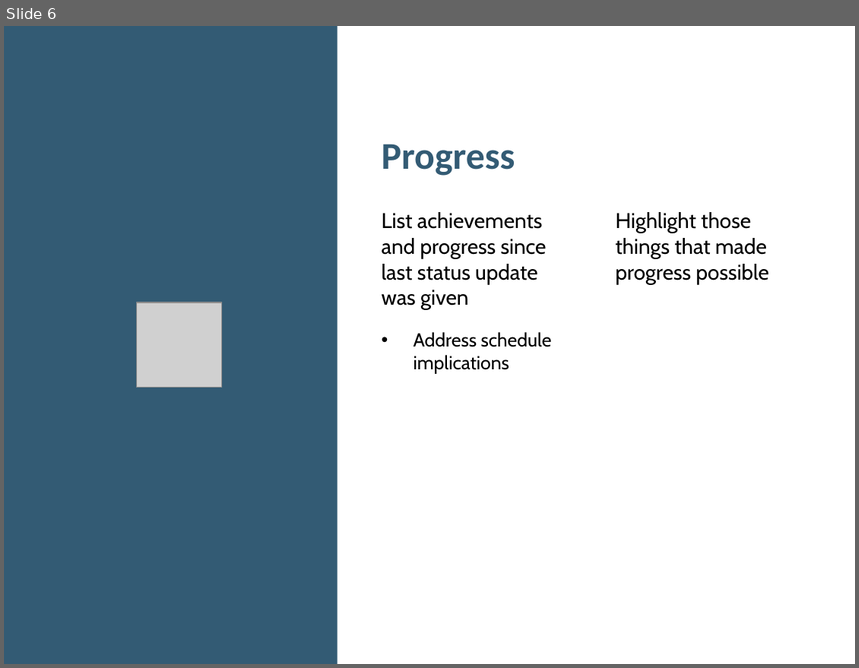
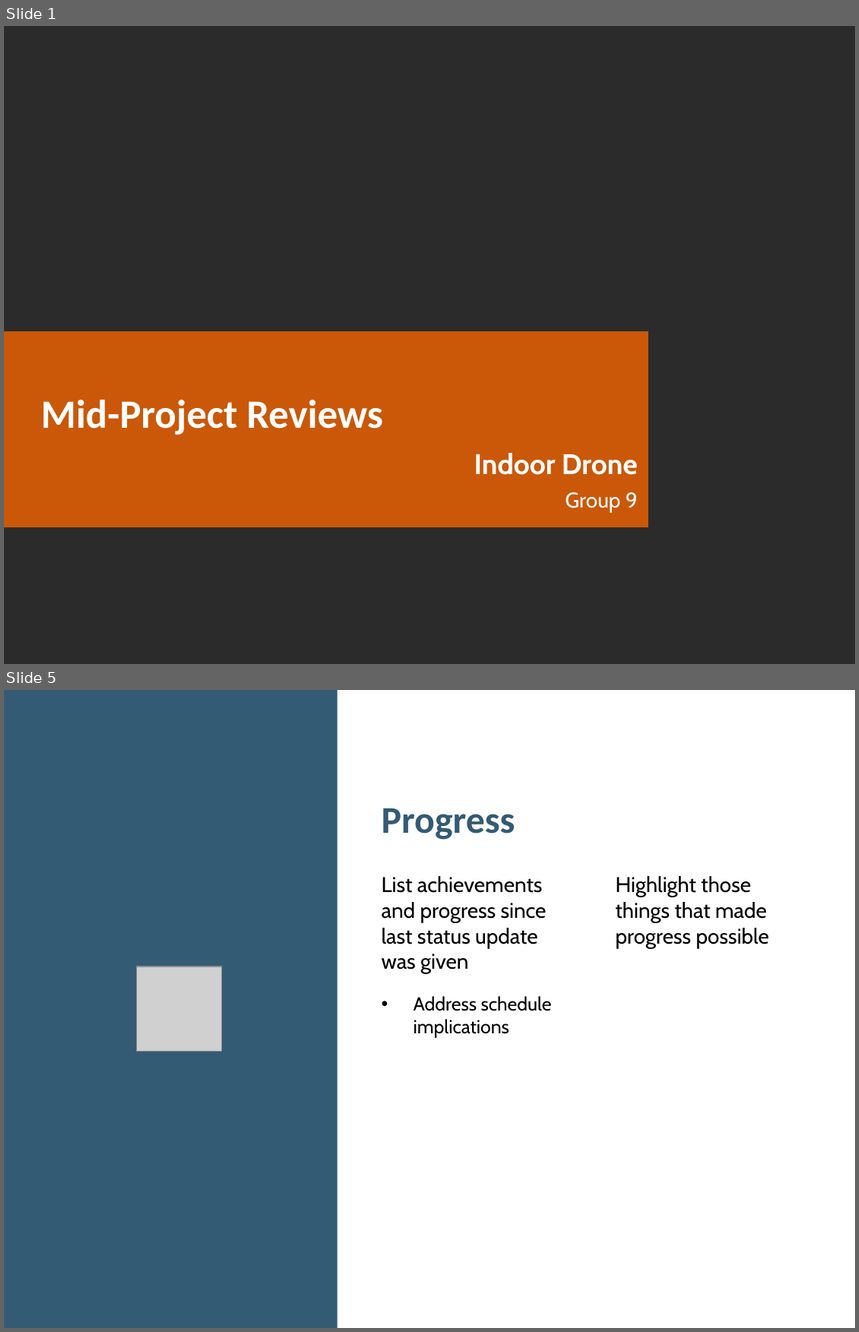
Before and after one commit to 1659012/RnD16Bit, a slide deck: Presentation/Project Status.pptx. Shown one above the other, each under a label of ours: slide 6 before the commit, slides 1 and 5 after it; the slides between them are not shown. The pictures are 859x668 and 859x1332 pixels, drawn with LibreOffice and Linux fonts; fonts in the diff are those of the drawing; grey boxes stand for pictures; background and template pictures are left out; a plain dark background stands for a picture behind light text. Boxes give left, top, right and bottom in pixels: in the first picture for what was removed or moved away, otherwise in the second. Text is boxed around its words. In the diff, an @@ line names an element or a change of style, - is before the commit and + after.

```diff
--- a/Presentation/Project Status.pptx
+++ b/Presentation/Project Status.pptx
@@ slide 1 added at [4, 26, 855, 664], background picture (left out) @@
@@ rectangle added at [4, 332, 648, 528], fill #F26400 at 80% opacity @@
@@ title added at [41, 400, 383, 435], 34 pt, text #FFFFFF, bold @@
+Mid-Project Reviews
@@ subtitle added at [474, 453, 638, 513], 24 pt, text #FFFFFF, bold @@
+Indoor Drone
+Group 9
@@ what was slide 6 is now slide 5 @@
```
Also in this commit, not shown: 1 slide changed, 2 other slides added, 4 slides removed, 22 other files.
